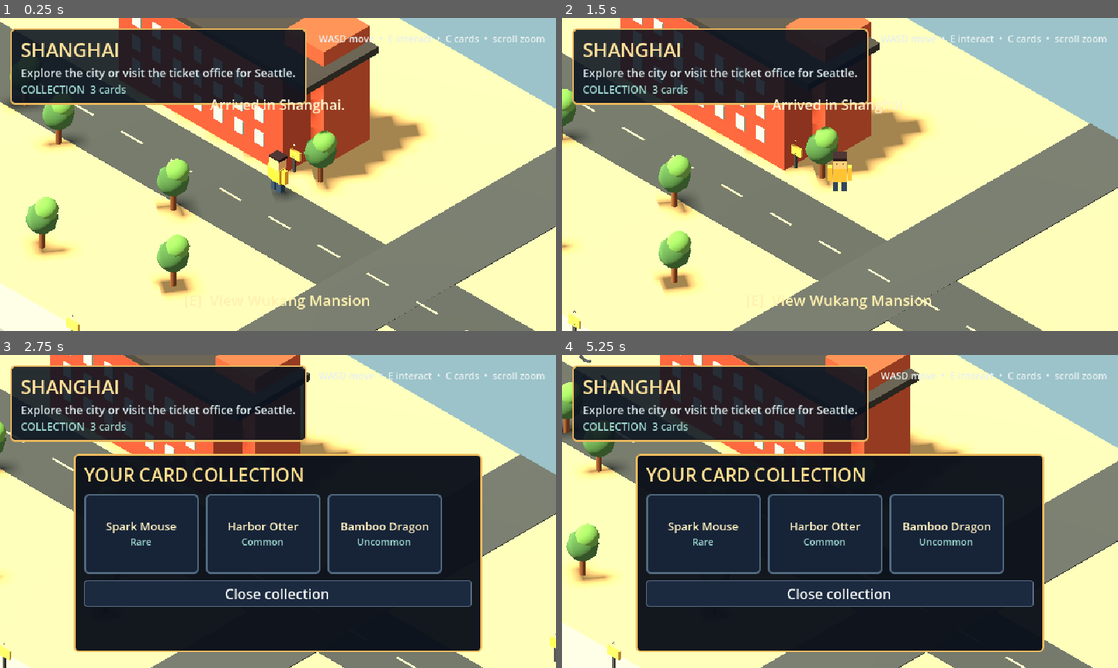
Above: before the commit, frames 1-4 (two rows, left to right).
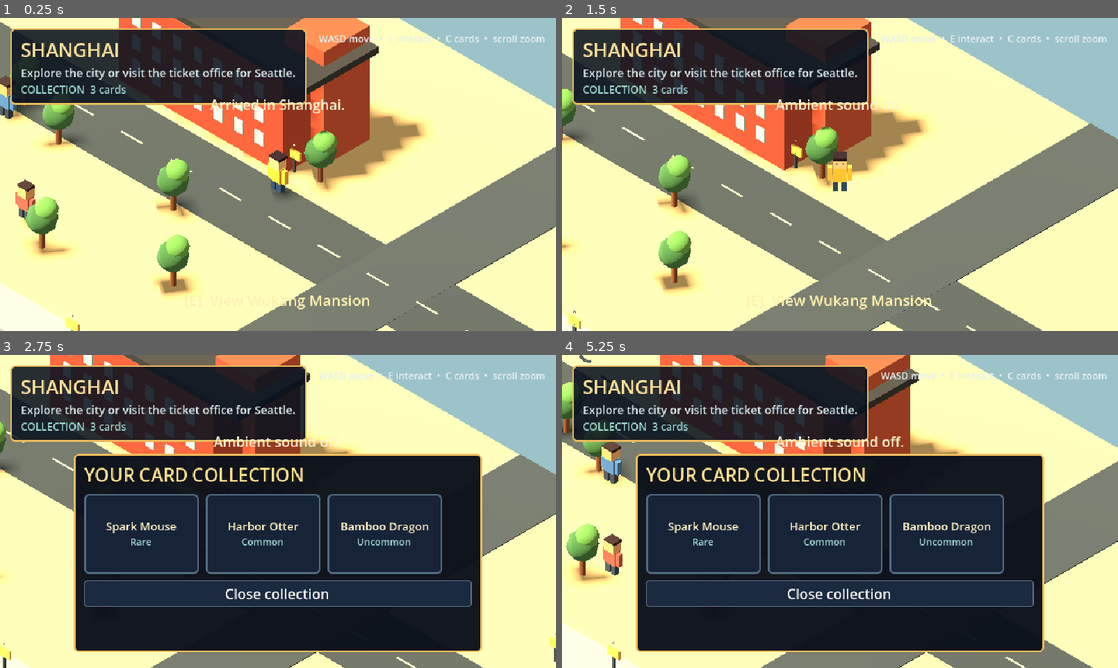
Above: after the commit, the same moments.

Repository: littlejedi/world-of-friends
Game: Godot game, scene res://scenes/main.tscn
The game is run twice, just before and just after one commit, with the same random seed, the same clock (stepped at 60 frames per second) and the same inputs.
Inputs (mouse positions are in pixels of both pictures, inside the frame that each line leads up to):
- Up to frame 1 (0.25 s): no input
- Up to frame 2 (1.5 s): tap Enter (ui_accept) at 0.5, 0.77 s; move the mouse to (962, 158) at 0.52 s; hold D (move_right) 0.53-1.28 s; hold C (collection) 0.53-1.28 s; tap M (audio_toggle, bound only after the commit) at 0.8, 1.35 s; move the mouse to (728, 190) at 1.27 s; hold S (move_back) from 1.28 s (still down)
- Up to frame 3 (2.75 s): tap Enter (ui_accept) at 1.52, 2 s; tap C (collection) at 1.55 s; move the mouse to (333, 442) at 2.02 s; release S (move_back) at 2.03 s; hold D (move_right) from 2.03 s (still down); hold C (collection) from 2.03 s (still down); tap M (audio_toggle, bound only after the commit) at 2.3 s
- Up to frame 4 (5.25 s): tap Enter (ui_accept) at 2.75, 3.02, 3.5, 3.77, 4.52 s; move the mouse to (812, 574) at 2.77 s; release D (move_right) at 2.78 s; release C (collection) at 2.78 s; hold W (move_forward) 2.78-3.53 s; tap E (interact) at 2.85 s; tap C (collection) at 3.05, 4.55 s; move the mouse to (1006, 558) at 3.52 s; hold M (audio_toggle, bound only after the commit) 3.53-4.28 s; hold A (move_left) 3.53-5.03 s; tap Mouse wheel up (zoom_in) at 3.6 s; tap Escape (ui_cancel) at 4.15 s; move the mouse to (673, 464) at 4.27 s; tap Mouse wheel down (zoom_out) at 4.35 s; move the mouse to (867, 511) at 5.02 s; hold S (move_back) from 5.03 s (still down); hold M (audio_toggle, bound only after the commit) from 5.03 s (still down)

The runs differ from the first frame. In frame 1, 0.7% of the frame differs, in the area x 0-7%, y 18-67%; in frame 2, 0.4%; in frame 3, 0.3%; in frame 4, 1.2%, in the area x 6-62%, y 26-71%.

Commit message:
Add ambient sound and street life

Diff:
--- a/project.godot
+++ b/project.godot
@@ -57,6 +57,10 @@
 "deadzone": 0.2,
 "events": [Object(InputEventKey,"physical_keycode":67)]
 }
+audio_toggle={
+"deadzone": 0.2,
+"events": [Object(InputEventKey,"physical_keycode":77)]
+}
 
 [physics]
 
--- /dev/null
+++ b/scripts/art/ambient_audio.gd
@@ -0,0 +1,80 @@
+class_name AmbientAudio
+extends AudioStreamPlayer
+
+const MIX_RATE := 11025
+const LOOP_SECONDS := 8.0
+
+var playback_enabled: bool = true
+
+
+func setup(profile: String, enabled: bool) -> void:
+	playback_enabled = enabled
+	name = "AmbientAudio"
+	volume_db = -24.0
+	stream = _build_loop(profile)
+
+
+func _ready() -> void:
+	if playback_enabled and _can_output_audio():
+		play()
+
+
+func set_enabled(enabled: bool) -> void:
+	playback_enabled = enabled
+	if not is_inside_tree():
+		return
+	if enabled:
+		if _can_output_audio() and not playing:
+			play()
+		stream_paused = false
+	else:
+		stream_paused = true
+
+
+func shutdown() -> void:
+	stream_paused = false
+	stop()
+	stream = null
+
+
+func _can_output_audio() -> bool:
+	return DisplayServer.get_name() != "headless"
+
+
+func _build_loop(profile: String) -> AudioStreamWAV:
+	var frame_count := roundi(MIX_RATE * LOOP_SECONDS)
+	var bytes := PackedByteArray()
+	bytes.resize(frame_count * 4)
+	for frame in range(frame_count):
+		var time := float(frame) / MIX_RATE
+		var left := _sample_profile(profile, time, -0.28)
+		var right := _sample_profile(profile, time, 0.28)
+		bytes.encode_s16(frame * 4, roundi(clampf(left, -1.0, 1.0) * 32767.0))
+		bytes.encode_s16(frame * 4 + 2, roundi(clampf(right, -1.0, 1.0) * 32767.0))
+	var wav := AudioStreamWAV.new()
+	wav.format = AudioStreamWAV.FORMAT_16_BITS
+	wav.mix_rate = MIX_RATE
+	wav.stereo = true
+	wav.loop_mode = AudioStreamWAV.LOOP_FORWARD
+	wav.loop_begin = 0
+	wav.loop_end = frame_count
+	wav.data = bytes
+	return wav
+
+
+func _sample_profile(profile: String, time: float, stereo_phase: float) -> float:
+	var loop_phase := TAU * time / LOOP_SECONDS
+	var slow_swell := 0.5 + 0.5 * sin(loop_phase + stereo_phase)
+	if profile == "shanghai":
+		var city_bed := sin(TAU * 42.0 * time + stereo_phase) * 0.16
+		city_bed += sin(TAU * 67.0 * time - stereo_phase) * 0.10
+		city_bed += sin(TAU * 93.0 * time + 1.2) * 0.055
+		var chime_envelope := pow(maxf(0.0, sin(loop_phase * 2.0 - 0.7)), 14.0)
+		var distant_chime := sin(TAU * 660.0 * time) * chime_envelope * 0.12
+		return (city_bed * (0.45 + slow_swell * 0.25) + distant_chime) * 0.48
+	var water_bed := sin(TAU * 36.0 * time + stereo_phase) * 0.15
+	water_bed += sin(TAU * 58.0 * time - stereo_phase) * 0.11
+	water_bed += sin(TAU * 82.0 * time + 0.8) * 0.05
+	var gull_envelope := pow(maxf(0.0, sin(loop_phase - 1.15)), 18.0)
+	var gull := sin(TAU * (740.0 + sin(loop_phase) * 110.0) * time) * gull_envelope * 0.08
+	return (water_bed * (0.35 + slow_swell * 0.42) + gull) * 0.50
--- a/scripts/core/game_state.gd
+++ b/scripts/core/game_state.gd
@@ -9,6 +9,7 @@
 var friend_cards: Dictionary = {}
 var world_positions: Dictionary = {}
 var card_texture_cache: Dictionary = {}
+var ambient_audio_enabled: bool = true
 
 
 func _ready() -> void:
@@ -21,6 +22,7 @@
 		"has_arrived_seattle": false,
 		"friends_in_party": false,
 		"world_positions": {},
+		"ambient_audio_enabled": true,
 		"player_cards": [
 			{"id": "spark_mouse", "name": "Spark Mouse", "rarity": "Rare"},
 			{"id": "harbor_otter", "name": "Harbor Otter", "rarity": "Common"},
@@ -47,6 +49,7 @@
 	player_cards = data.get("player_cards", fallback.player_cards).duplicate(true)
 	friend_cards = data.get("friend_cards", fallback.friend_cards).duplicate(true)
 	world_positions = data.get("world_positions", fallback.world_positions).duplicate(true)
+	ambient_audio_enabled = bool(data.get("ambient_audio_enabled", fallback.ambient_audio_enabled))
 
 
 func load_game() -> void:
@@ -74,6 +77,7 @@
 		"has_arrived_seattle": has_arrived_seattle,
 		"friends_in_party": friends_in_party,
 		"world_positions": world_positions,
+		"ambient_audio_enabled": ambient_audio_enabled,
 		"player_cards": player_cards,
 		"friend_cards": friend_cards
 	}
@@ -87,6 +91,11 @@
 
 func invite_friends() -> void:
 	friends_in_party = true
+	save_game()
+
+
+func set_ambient_audio_enabled(enabled: bool) -> void:
+	ambient_audio_enabled = enabled
 	save_game()
 
 
--- a/scripts/core/main.gd
+++ b/scripts/core/main.gd
@@ -22,6 +22,7 @@
 	hud.all_friends_hello_requested.connect(_on_all_friends_hello)
 	hud.save_requested.connect(_on_save_requested)
 	hud.quit_requested.connect(_on_quit_requested)
+	hud.ambient_audio_toggle_requested.connect(_on_ambient_audio_toggle)
 	hud.modal_changed.connect(_on_modal_changed)
 	travel_cutscene.finished.connect(_on_travel_finished)
 	position_save_timer = Timer.new()
@@ -56,6 +57,9 @@
 	elif event.is_action_pressed("collection") and not hud.is_modal_open() and not travel_in_progress:
 		hud.show_collection()
 		get_viewport().set_input_as_handled()
+	elif event.is_action_pressed("audio_toggle") and not travel_in_progress:
+		_on_ambient_audio_toggle()
+		get_viewport().set_input_as_handled()
 	elif event.is_action_pressed("ui_cancel") and not hud.is_modal_open() and not travel_in_progress:
 		hud.show_pause_menu()
 		get_viewport().set_input_as_handled()
@@ -63,6 +67,7 @@
 
 func _load_world(world_id: String, arriving: bool, restore_saved_position: bool = false) -> void:
 	if current_world != null:
+		current_world.stop_ambient_audio()
 		current_world.free()
 	current_world = WorldScript.new()
 	current_world.name = world_id.capitalize()
@@ -149,7 +154,17 @@
 func _on_quit_requested() -> void:
 	_save_current_position()
 	GameState.save_game()
+	if current_world != null:
+		current_world.stop_ambient_audio()
 	get_tree().quit()
+
+
+func _on_ambient_audio_toggle() -> void:
+	var enabled := not GameState.ambient_audio_enabled
+	GameState.set_ambient_audio_enabled(enabled)
+	if current_world != null:
+		current_world.set_ambient_audio_enabled(enabled)
+	hud.show_toast("Ambient sound %s." % ("on" if enabled else "off"))
 
 
 func _on_modal_changed(is_open: bool) -> void:
@@ -165,4 +180,6 @@
 func _notification(what: int) -> void:
 	if what == NOTIFICATION_WM_CLOSE_REQUEST:
 		_save_current_position()
+		if current_world != null:
+			current_world.stop_ambient_audio()
 		get_tree().quit()
--- a/scripts/gameplay/world_scene.gd
+++ b/scripts/gameplay/world_scene.gd
@@ -12,11 +12,13 @@
 const WaterScript = preload("res://scripts/art/water_surface.gd")
 const AmbientMoverScript = preload("res://scripts/art/ambient_mover.gd")
 const RotationAnimatorScript = preload("res://scripts/art/rotation_animator.gd")
+const AmbientAudioScript = preload("res://scripts/art/ambient_audio.gd")
 
 var world_id: String = "shanghai"
 var player: Node3D
 var friends: Array[FriendNPC] = []
 var companion_trail: Array[Vector3] = []
+var ambient_audio: AmbientAudio
 
 
 func build(new_world_id: String, player_node: Node3D) -> void:
@@ -91,6 +93,16 @@
 func wave_all_friends() -> void:
 	for friend in friends:
 		friend.wave()
+
+
+func set_ambient_audio_enabled(enabled: bool) -> void:
+	if ambient_audio != null:
+		ambient_audio.set_enabled(enabled)
+
+
+func stop_ambient_audio() -> void:
+	if ambient_audio != null:
+		ambient_audio.shutdown()
 
 
 func _build_environment() -> void:
@@ -117,6 +129,9 @@
 	sun.shadow_enabled = true
 	sun.directional_shadow_max_distance = 45.0
 	add_child(sun)
+	ambient_audio = AmbientAudioScript.new()
+	ambient_audio.setup(world_id, GameState.ambient_audio_enabled)
+	add_child(ambient_audio)
 
 
 func _build_ground(base_color: Color) -> void:
@@ -150,6 +165,8 @@
 	_add_landmark("Xuhui Riverside", "A broad riverside promenade for walking, resting, and looking across Shanghai's changing waterfront.", Vector3(-4.0, 0, 9.1))
 	_add_ambient_boat("HuangpuRiverBoat", Vector3(-20, 0.18, 14.4), Vector3(20, 0.18, 14.4), Color("#d47a4d"), 18.0)
 	_add_bird_flock("ShanghaiBirds", Vector3(-18, 7.2, 1.0), Vector3(20, 7.2, 1.0), 22.0)
+	_add_street_walker("ShanghaiWalkerA", Vector3(-18, 0.02, -0.8), Vector3(-7, 0.02, -0.8), Color("#4f7eb8"), 0.88, 13.0)
+	_add_street_walker("ShanghaiWalkerB", Vector3(-12, 0.02, 4.0), Vector3(-2, 0.02, 4.0), Color("#b85f59"), 0.84, 15.0)
 
 
 func _build_wukang_mansion(origin: Vector3) -> void:
@@ -210,6 +227,8 @@
 	_add_landmark("Seattle Great Wheel", "A glowing waterfront wheel overlooking Elliott Bay and the distant sea.", Vector3(3.4, 0, 8.7))
 	_add_ambient_boat("ElliottBayFerry", Vector3(-21, 0.22, 14.8), Vector3(21, 0.22, 14.8), Color("#e8eee8"), 20.0)
 	_add_bird_flock("SeattleGulls", Vector3(20, 7.6, 2.0), Vector3(-20, 7.6, 2.0), 19.0)
+	_add_street_walker("SeattleWalkerA", Vector3(-18, 0.02, -1.0), Vector3(-7, 0.02, -1.0), Color("#d28b45"), 0.90, 14.0)
+	_add_street_walker("SeattleWalkerB", Vector3(-5, 0.02, 8.4), Vector3(6, 0.02, 8.4), Color("#5a8b75"), 0.86, 16.0)
 
 
 func _build_pike_place(origin: Vector3) -> void:
@@ -343,6 +362,29 @@
 		right_wing.rotation_degrees.z = 18
 
 
+func _add_street_walker(
+	walker_name: String,
+	start: Vector3,
+	end: Vector3,
+	shirt_color: Color,
+	height_scale: float,
+	duration: float
+) -> void:
+	var walker := AmbientMoverScript.new()
+	walker.name = walker_name
+	walker.setup(start, end, duration, 0.025)
+	add_child(walker)
+	Art.add_character_visual(
+		walker,
+		height_scale,
+		shirt_color,
+		Color("#3d4c62"),
+		Color("#dca77c"),
+		Color("#3a3035"),
+		false
+	)
+
+
 func _on_ticket_requested(destination: String) -> void:
 	travel_requested.emit(destination)
 
--- a/scripts/ui/hud.gd
+++ b/scripts/ui/hud.gd
@@ -7,6 +7,7 @@
 signal all_friends_hello_requested
 signal save_requested
 signal quit_requested
+signal ambient_audio_toggle_requested
 signal modal_changed(is_open: bool)
 
 var root: Control
@@ -363,6 +364,10 @@
 	_add_body("Progress is saved locally on this Mac.")
 	_add_button("Resume", close_modal)
 	_add_button("View card collection", show_collection)
+	_add_button("Ambient sound: %s" % ("On" if GameState.ambient_audio_enabled else "Off"), func() -> void:
+		ambient_audio_toggle_requested.emit()
+		show_pause_menu()
+	)
 	_add_button("Save now", func() -> void:
 		close_modal()
 		save_requested.emit()
--- a/tests/smoke_test.gd
+++ b/tests/smoke_test.gd
@@ -36,6 +36,14 @@
 	check(main.current_world.get_node_or_null("HuangpuRiver") != null, "Shanghai contains animated river water")
 	check(main.current_world.get_node_or_null("HuangpuRiverBoat") != null, "Shanghai river traffic is active")
 	check(main.current_world.get_node_or_null("ShanghaiBirds") != null, "Shanghai has ambient bird movement")
+	check(main.current_world.get_node_or_null("ShanghaiWalkerA") != null, "Shanghai has ambient pedestrians")
+	var shanghai_audio: AmbientAudio = main.current_world.get_node("AmbientAudio")
+	check(shanghai_audio.stream is AudioStreamWAV, "Shanghai ambience is synthesized as a browser-safe WAV loop")
+	check((shanghai_audio.stream as AudioStreamWAV).data.size() > 300000, "Shanghai ambience contains generated stereo audio")
+	main._on_ambient_audio_toggle()
+	check(not GameState.ambient_audio_enabled and not shanghai_audio.playback_enabled, "Ambient audio can be muted and persisted")
+	main._on_ambient_audio_toggle()
+	check(GameState.ambient_audio_enabled and shanghai_audio.playback_enabled, "Ambient audio can be restored")
 	check(main.current_world.get_node_or_null("WukangMansionPlaque") != null, "Shanghai landmarks can be inspected")
 	main.current_world.get_node("WukangMansionPlaque").interact(main.player)
 	check(main.hud.is_modal_open(), "Inspecting a landmark opens its information panel")
@@ -64,6 +72,7 @@
 	check(main.current_world.get_node_or_null("ElliottBay") != null, "Seattle contains animated bay water")
 	check(main.current_world.get_node_or_null("ElliottBayFerry") != null, "Seattle ferry traffic is active")
 	check(main.current_world.get_node_or_null("SeattleGulls") != null, "Seattle has ambient gull movement")
+	check(main.current_world.get_node_or_null("SeattleWalkerA") != null, "Seattle has ambient pedestrians")
 	check(main.current_world.friends.size() == 2, "Kent and Joey appear in Seattle")
 	main.hud.close_modal()
 	main.current_world.wave_friend("kent")
@@ -94,7 +103,7 @@
 	main.hud.close_modal()
 	main.hud.show_pause_menu()
 	await get_tree().process_frame
-	check(main.hud.modal_content.find_children("*", "Button", true, false).size() == 4, "Pause menu exposes resume, collection, save, and quit actions")
+	check(main.hud.modal_content.find_children("*", "Button", true, false).size() == 5, "Pause menu exposes resume, collection, audio, save, and quit actions")
 	main.hud.close_modal()
 
 	main._on_travel_finished("shanghai")
@@ -103,7 +112,9 @@
 	check(main.current_world.friends.size() == 2, "Kent and Joey travel back to Shanghai")
 
 	GameState.reset_progress()
+	main.current_world.stop_ambient_audio()
 	main.queue_free()
+	await get_tree().process_frame
 	await get_tree().process_frame
 	if failures.is_empty():
 		print("SMOKE TEST COMPLETE: all checks passed")
Not shown, changed: export_presets.cfg
Not shown, added: scripts/art/ambient_audio.gd.uid
Not shown, changed: README.md
Not shown, changed: docs/PROGRESS.md
